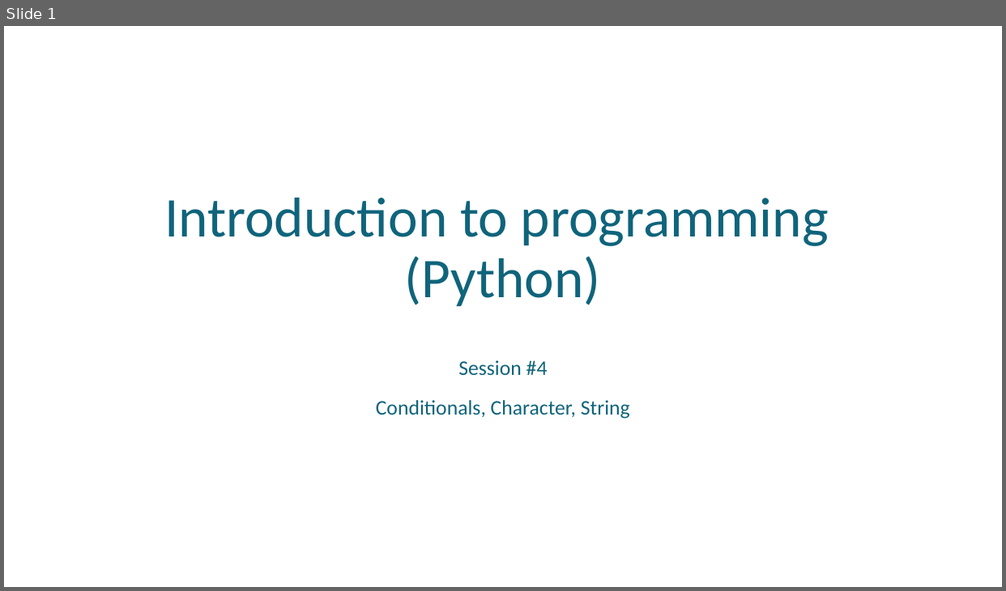
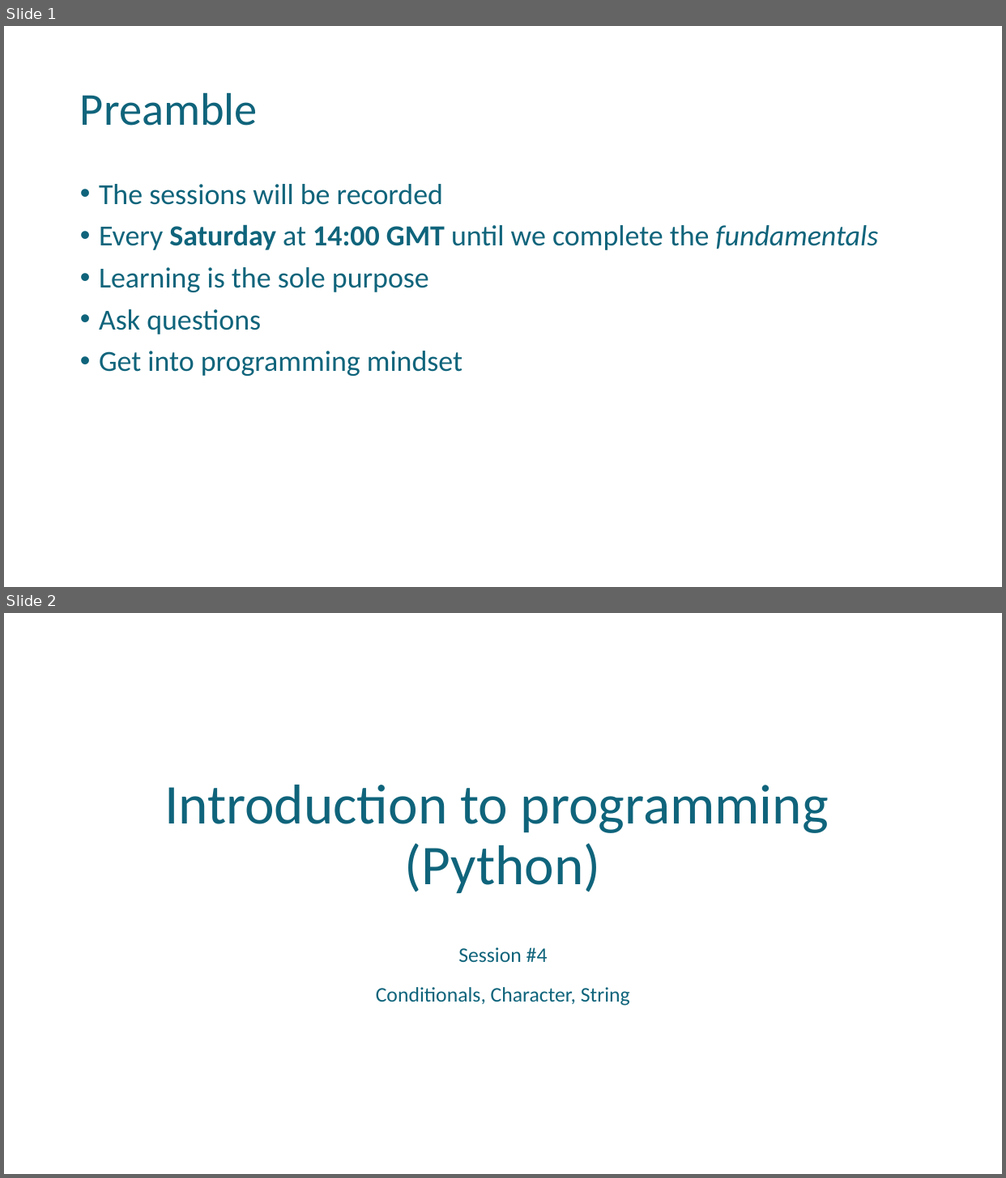
Before and after one commit to uday87j/teach_python, a slide deck: fundamentals/4-Conditionals, Sequence, String.pptx. Shown one above the other, each under a label of ours: slide 1 before the commit, slides 1 and 2 after it. The pictures are 1006x591 and 1006x1178 pixels, drawn with LibreOffice and Linux fonts; fonts in the diff are those of the drawing. Boxes give left, top, right and bottom in pixels: in the first picture for what was removed or moved away, otherwise in the second. Text is boxed around its words. In the diff, an @@ line names an element or a change of style, - is before the commit and + after.

```diff
--- a/fundamentals/4-Conditionals, Sequence, String.pptx
+++ b/fundamentals/4-Conditionals, Sequence, String.pptx
@@ slide 1 added at [4,26,1002,587], background #FFFFFF @@
@@ title added at [80,92,258,126], 44 pt, text #0F647B @@
+Preamble
@@ text added at [99,184,879,376], 28 pt, text #0F647B @@
+• The sessions will be recorded
+• Every Saturday at 14:00 GMT until we complete the fundamentals
+• Learning is the sole purpose
+• Ask questions
+• Get into programming mindset
@@ what was slide 1 is now slide 2 @@
```
Also in this commit, not shown: 4 slides changed.
